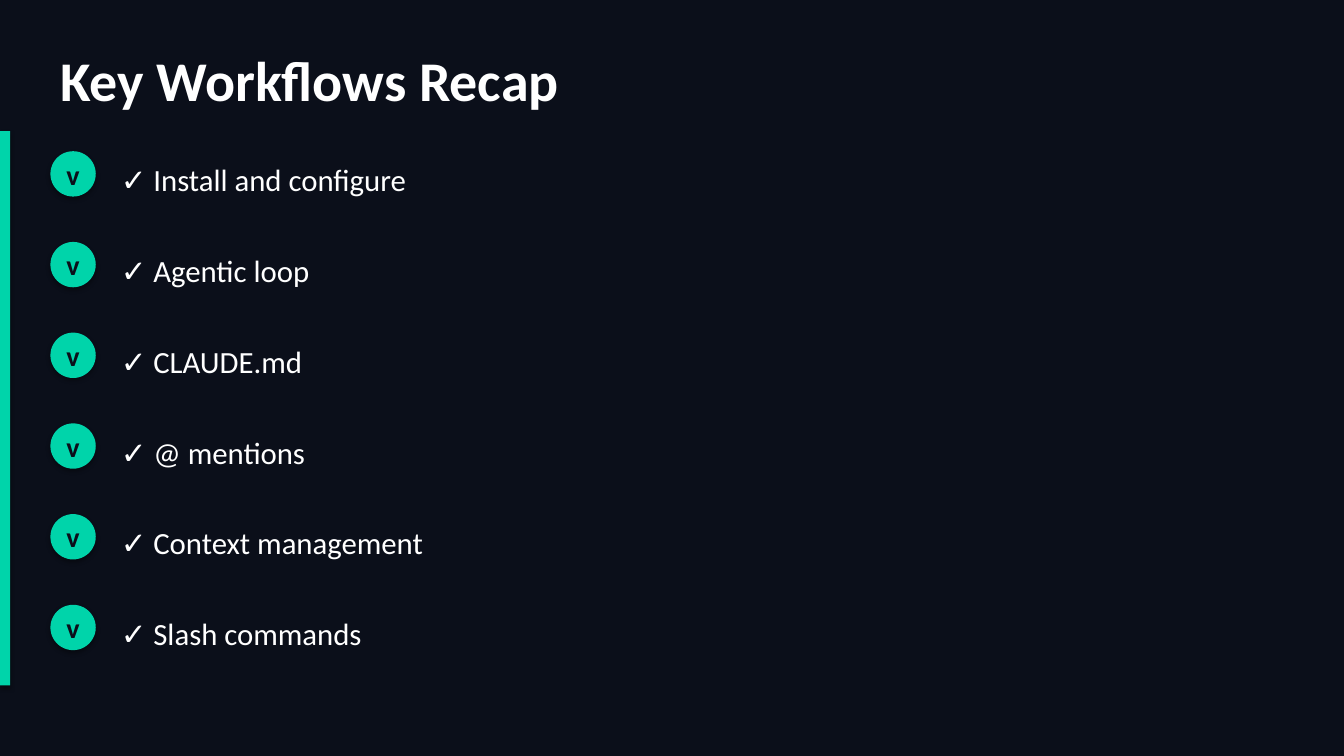
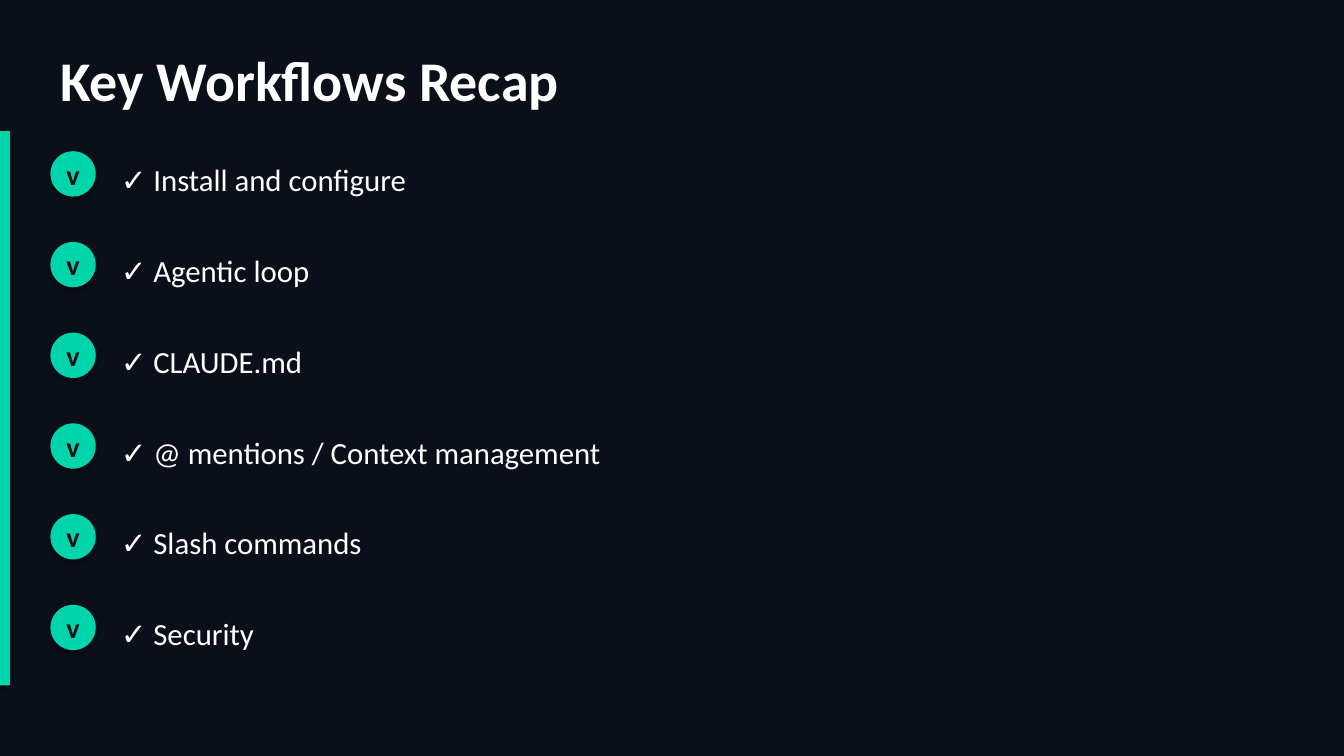
Before and after one commit to scottrhay/AIA-ClaudeCopilot, a slide deck: slide 102 of slides/Day2_Claude_Code_Fundamentals.pptx (slide 118 before the commit). Drawn at 1344x756 pixels with LibreOffice and Linux fonts; fonts in the diff are those of the drawing. Boxes give left, top, right and bottom in pixels: in the first picture for what was removed or moved away, otherwise in the second. Text is boxed around its words. In the diff, an @@ line names an element or a change of style, - is before the commit and + after.

```diff
--- a/slides/Day2_Claude_Code_Fundamentals.pptx
+++ b/slides/Day2_Claude_Code_Fundamentals.pptx
@@ text at [188,442,601,470]: text changed @@
-✓ @ mentions
+✓ @ mentions / Context management
@@ text "✓ Slash commands": place and size @@
-text "✓ Slash commands" at [153,623,361,646]
+text "✓ Slash commands" at [153,532,361,555]
@@ text removed at [153,534,423,560] @@
-✓ Context management
@@ text added at [153,624,254,650], 22 pt, text #FFFFFF @@
+✓ Security
```
Also in this commit, not shown: 39 other slides changed, 2 slides added, 18 slides removed, 16 other files.
